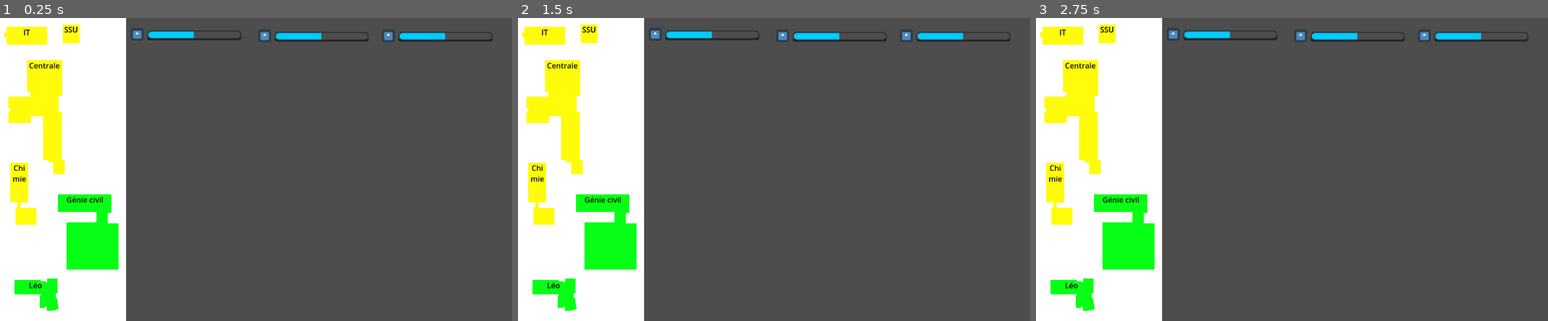
Above: before the commit, frames 1-3 (left to right).
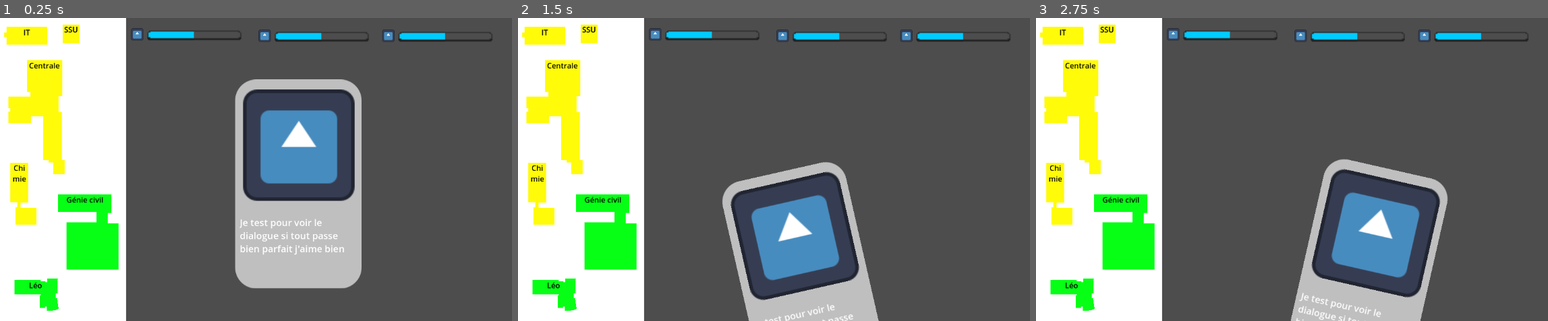
Above: after the commit, the same moments.

Repository: Spidermatou/The-Schu-Man
Game: Godot game, scene res://scenes/manager/manager.tscn
Two runs of this game, one before a commit and one after it. Both use one fixed random seed, a clock stepped at 60 frames per second and the inputs below. The engine's default icon, where the game draws it, is replaced by a stand-in: a white triangle on a blue panel in a dark square.
Inputs:
- Up to frame 1 (0.25 s): no input
- Up to frame 2 (1.5 s): tap Enter at 0.5 s; hold Right 0.53-1.28 s; tap Space at 1.25 s; hold Left from 1.28 s (still down)
- Up to frame 3 (2.75 s): tap Enter at 2 s; release Left at 2.03 s; hold Right from 2.03 s (still down)

The runs differ from the first frame. In frame 1, 13% of the frame differs, in the area x 45-71%, y 20-90%; in frame 2, 9.1%; in frame 3, 9.4%.

Commit message:
add card on manager

Diff:
--- a/The Schu-Man/ressources/data.json
+++ /dev/null
@@ -1,24 +0,0 @@
-{
-	"1": {
-		"dialog": "Mon test",
-		"effectRight": {
-			"finance": 50,
-			"departmentEnum": 1
-		},
-		"effectLeft": {
-			"finance": -6,
-			"departmentEnum": 3
-		}
-	},
-	"2": {
-		"dialog": "Mon test",
-		"effectRight": {
-			"finance": 50,
-			"departmentEnum": 1
-		},
-		"effectLeft": {
-			"finance": -6,
-			"departmentEnum": 3
-		}
-	}
-}
--- a/The Schu-Man/scenes/DecisionCard/DecisionCard.gd
+++ b/The Schu-Man/scenes/DecisionCard/DecisionCard.gd
@@ -6,7 +6,7 @@
 # Called when the node enters the scene tree for the first time.
 func _ready():
 	setImage(load("res://icon.svg"))
-	setDialog("Je test pour voir le dialogue si tout passe bien parfait j'aime bien Et jen rajoute")
+	setDialog("Un texte")
 
 func setImage(newImage : Texture2D):
 	var image = get_node("DecisionCardImage")
@@ -22,6 +22,7 @@
 var right_arrow_pressed = 0
 var left_arrow_pressed = 0
 var pos = get_position()
+
 func _input(event):
 	if event is InputEventKey:
 
--- a/The Schu-Man/scenes/DecisionCard/DecisionCard.tscn
+++ b/The Schu-Man/scenes/DecisionCard/DecisionCard.tscn
@@ -5,7 +5,6 @@
 [ext_resource type="Script" path="res://scenes/DecisionCard/DecisionCardImage.gd" id="3_vpt4u"]
 
 [node name="DecisionCard" type="Node2D"]
-position = Vector2(420, 91)
 script = ExtResource("2_jqjsp")
 
 [node name="Card" type="Sprite2D" parent="."]
--- a/The Schu-Man/scenes/manager/manager.gd
+++ b/The Schu-Man/scenes/manager/manager.gd
@@ -1,8 +1,9 @@
 extends Node
 
-@export var PATH_TO_JSON : String = "ressources/data.json"
-var lastCards : Array = []
+@export var PATH_TO_JSON : String = "ressources/cards.json"
+var lastCardsIndexes : Array = []
 var cardsData = {}
+var actualCardIndex : int = 0
 
 # children
 @onready var _endGameScreen = $EndGameScreen
@@ -18,30 +19,38 @@
 	if loaded:
 		var error = json.parse(text)
 		if error == OK:
-			cardsData = json.data
+			cardsData = json.data["cards"]
 		else:
 			print("Unexpected data")
 	else:
 		print("JSON Parse Error: ", json.get_error_message(), " in ", loaded, " at line ", json.get_error_line())
 
 func nextCard(): # TODO
-	if cardsData.size() > 0:
-		# Choisissez une clé aléatoire parmi les clés du dictionnaire
-		var keys = cardsData.keys()
-		var random_key = keys[randi_range(0, keys.size() - 1)]
+	var size : int = cardsData.size()
+	if size > 0:
+		var randomInd : int = randi_range(0, size - 1)
 
-		# Récupérer les valeurs associées à cette clé
-		var card = cardsData[random_key]
-		var dialog = card["dialog"]
-		var effectRight = card["effectRight"]
-		var effectLeft = card["effectLeft"]
-		var financeRight =  card["effectRight"]["finance"]
+		# choose a card
+		var card = cardsData[randomInd]
 
-		# Afficher les valeurs récupérées
-		print("Dialog:", dialog)
-		print("Effect Right:", effectRight)
-		print("Effect Left:", effectLeft)
-		print("finance: ", financeRight)
+		# retrieve properties
+		var dialogue = card["dialogue"]
+		var imagePath = card["image"]
+
+		var budgetRight = card["effectRight"]["budget"]
+		var centralRight = card["effectRight"]["centralSatisfaction"]
+		var internRight = card["effectRight"]["internalSatisfaction"]
+		var renovationRight = card["effectRight"]["renovation"]
+		var buildingRight = card["effectRight"]["building"]
+
+		var budgetLeft = card["effectLeft"]["budget"]
+		var centralLeft = card["effectLeft"]["centralSatisfaction"]
+		var internLeft = card["effectLeft"]["internalSatisfaction"]
+		var renovationLeft = card["effectLeft"]["renovation"]
+		var buildingLeft = card["effectLeft"]["building"]
+
+		# save
+		actualCardIndex = randomInd
 
 func refuseCard():
 	nextCard()
--- a/The Schu-Man/scenes/manager/manager.tscn
+++ b/The Schu-Man/scenes/manager/manager.tscn
@@ -1,9 +1,10 @@
-[gd_scene load_steps=5 format=3 uid="uid://dw6oybycb8o07"]
+[gd_scene load_steps=6 format=3 uid="uid://dw6oybycb8o07"]
 
 [ext_resource type="Script" path="res://scenes/manager/manager.gd" id="1_lje2p"]
 [ext_resource type="PackedScene" uid="uid://cj4682jtoww4b" path="res://scenes/campus/campus.tscn" id="2_wnkwo"]
 [ext_resource type="Texture2D" uid="uid://7onj0fpgsc4w" path="res://icon.svg" id="3_33dhc"]
 [ext_resource type="PackedScene" uid="uid://s077j7mu3htk" path="res://scenes/gauges/gauge.tscn" id="4_272cb"]
+[ext_resource type="PackedScene" uid="uid://blt583utyr0k" path="res://scenes/DecisionCard/DecisionCard.tscn" id="5_mfpgq"]
 
 [node name="Manager" type="Node"]
 script = ExtResource("1_lje2p")
@@ -47,6 +48,9 @@
 scale = Vector2(2, 2)
 iconTexture = ExtResource("3_33dhc")
 
+[node name="DecisionCard" parent="." instance=ExtResource("5_mfpgq")]
+position = Vector2(-24, -200)
+
 [connection signal="isEmpty" from="GaugeFinance" to="." method="_on_gauge_finance_is_empty"]
 [connection signal="isEmpty" from="GaugeCentral" to="." method="_on_gauge_central_is_empty"]
 [connection signal="isEmpty" from="GaugeIntern" to="." method="_on_gauge_intern_is_empty"]
